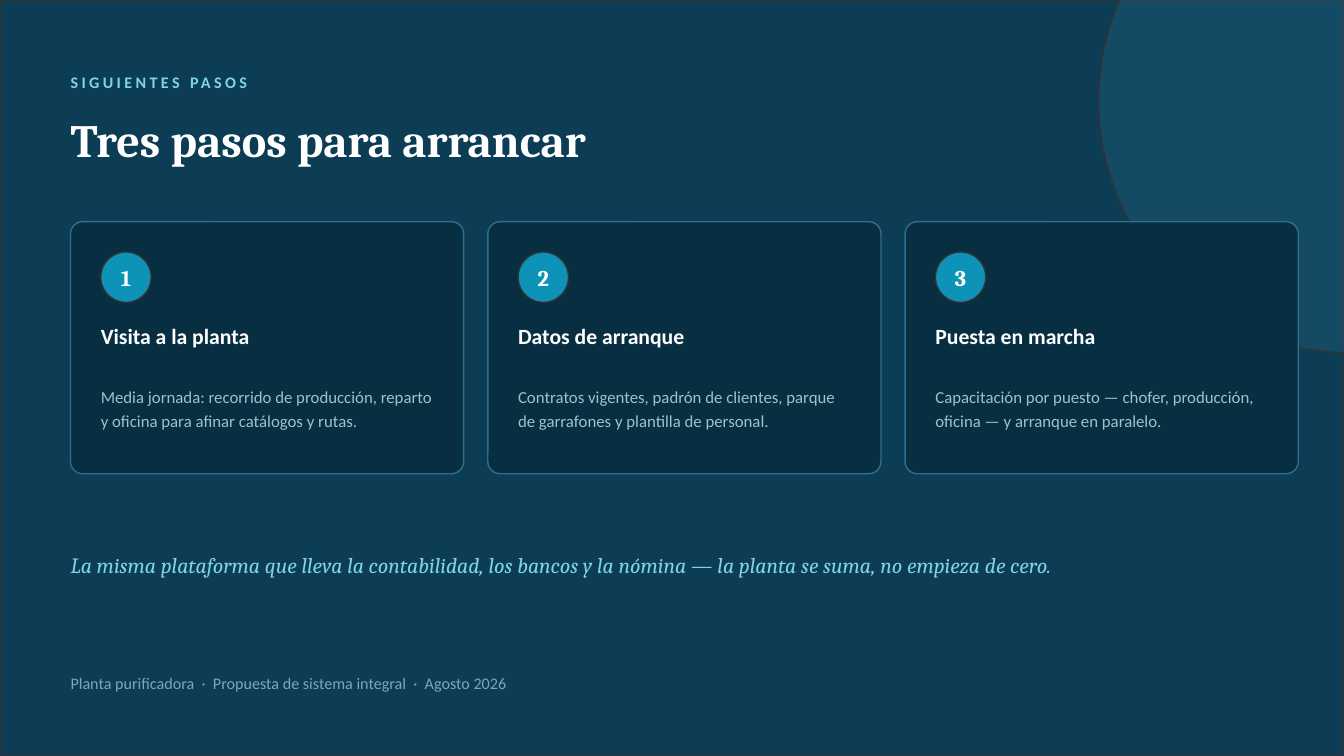
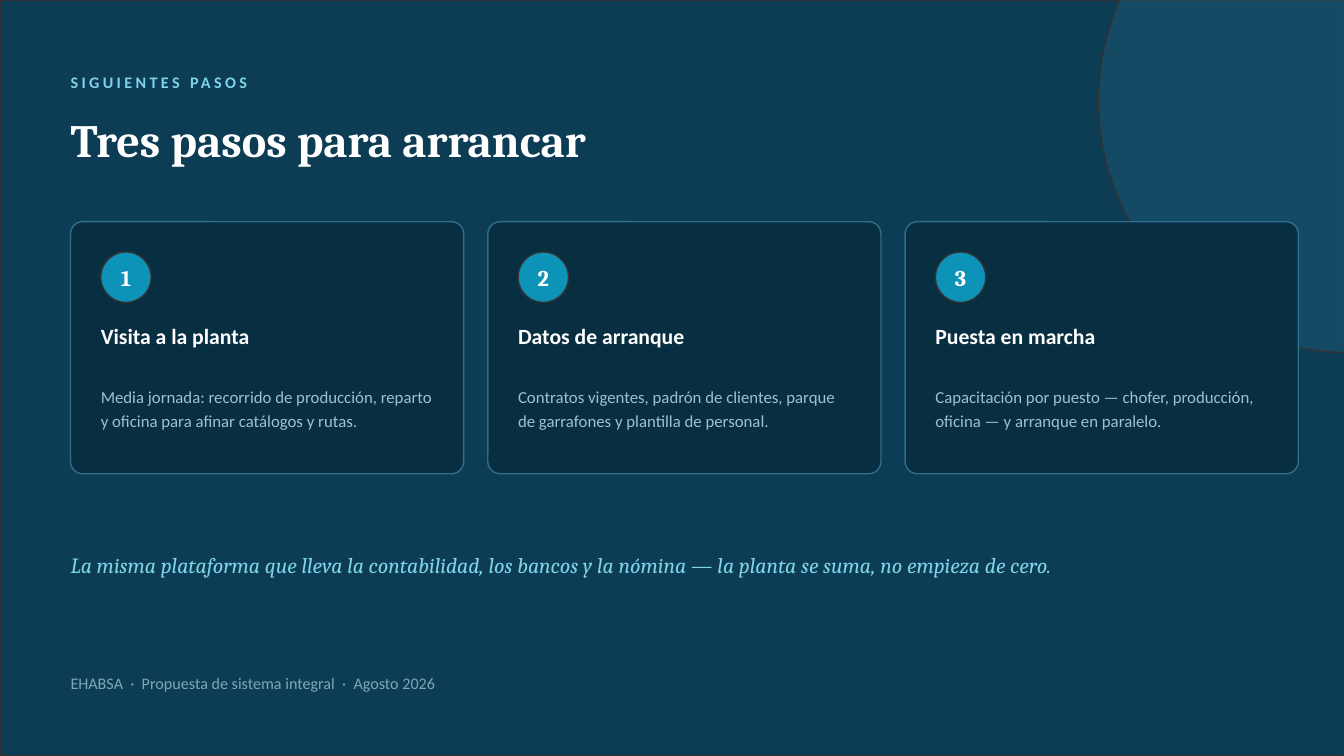
Before and after one commit to juanjobarroeta/contabilidad-os, a slide deck: slide 15 of docs/presentaciones/planta/planta-agua.pptx. Drawn at 1344x756 pixels with LibreOffice and Linux fonts; fonts in the diff are those of the drawing. Boxes give left, top, right and bottom in pixels: in the first picture for what was removed or moved away, otherwise in the second. Text is boxed around its words. In the diff, an @@ line names an element or a change of style, - is before the commit and + after.

```diff
--- a/docs/presentaciones/planta/planta-agua.pptx
+++ b/docs/presentaciones/planta/planta-agua.pptx
@@ text at (71,678,435,692): text changed @@
-Planta purificadora · Propuesta de sistema integral · Agosto 2026
+EHABSA · Propuesta de sistema integral · Agosto 2026
```
Also in this commit, not shown: 6 other slides changed, 15 other files.
